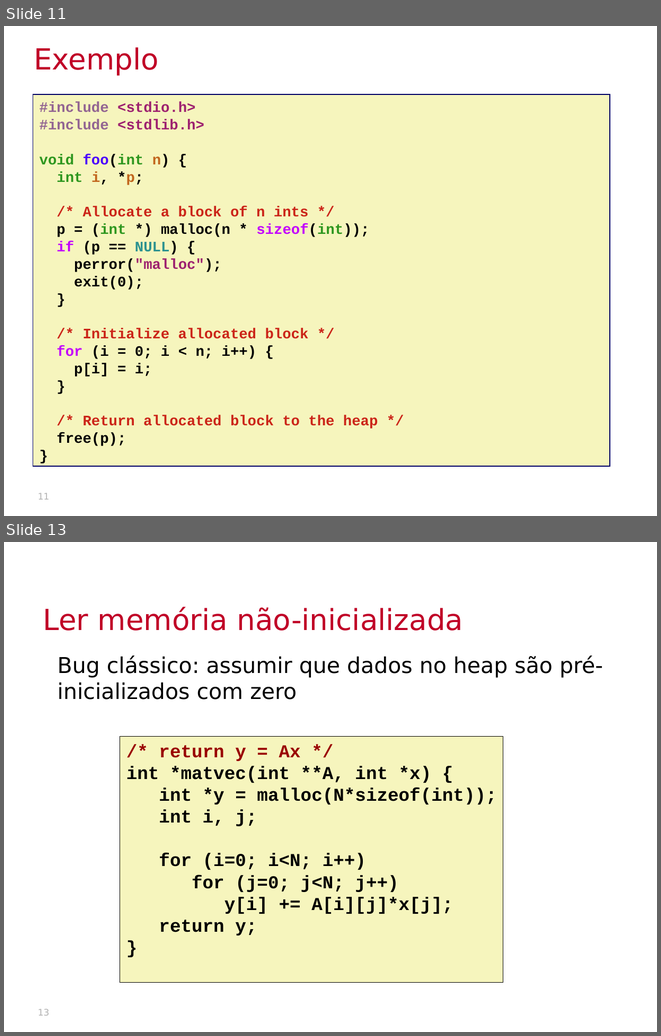
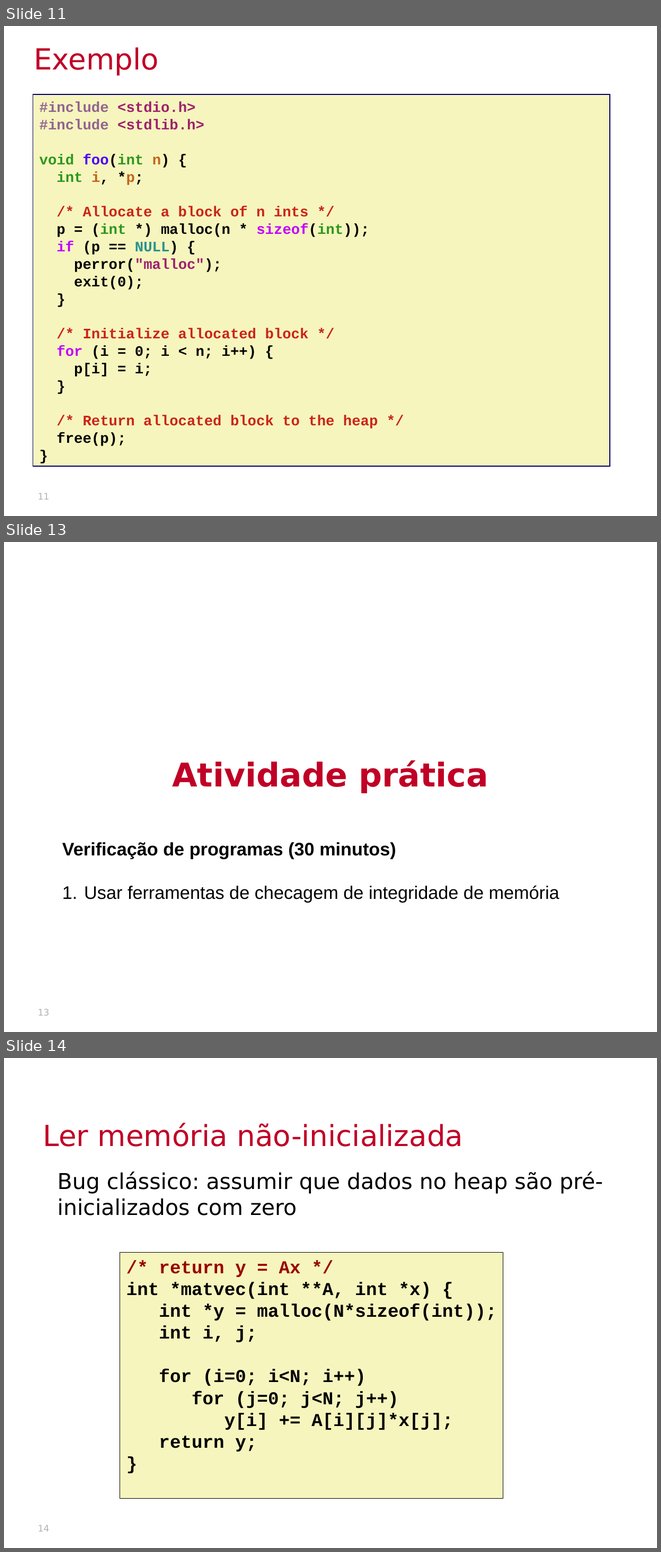
Before and after one commit to victorniubo/SistemasHardwareSoftware, a slide deck: aulas/10-malloc/aula_11.pptx. Shown one above the other, each under a label of ours: slides 11 and 13 before the commit, slides 11, 13 and 14 after it; the slides between them are not shown. The pictures are 661x1036 and 661x1552 pixels, drawn with LibreOffice and Linux fonts; fonts in the diff are those of the drawing; background and template pictures are left out. Boxes give left, top, right and bottom in pixels: in the first picture for what was removed or moved away, otherwise in the second. Text is boxed around its words. In the diff, an @@ line names an element or a change of style, - is before the commit and + after.

```diff
--- a/aulas/10-malloc/aula_11.pptx
+++ b/aulas/10-malloc/aula_11.pptx
@@ slide 13 added at [4, 542, 657, 1032], background picture (left out) @@
@@ text added at [172, 760, 488, 793], 36 pt, text #C00026, bold @@
+Atividade prática
@@ text added at [62, 842, 559, 902], 20 pt, text #000000 @@
+Verificação de programas (30 minutos)
+1. Usar ferramentas de checagem de integridade de memória
@@ page number added at [38, 1008, 50, 1015], 10 pt, text #B2B2B2 @@
+13
@@ what was slide 13 is now slide 14 @@
@@ page number at [38, 1525, 50, 1531]: text changed @@
-13
+14
```
Also in this commit, not shown: 2 slides changed, 2 other slides added, 2 slides removed, 5 other files.
